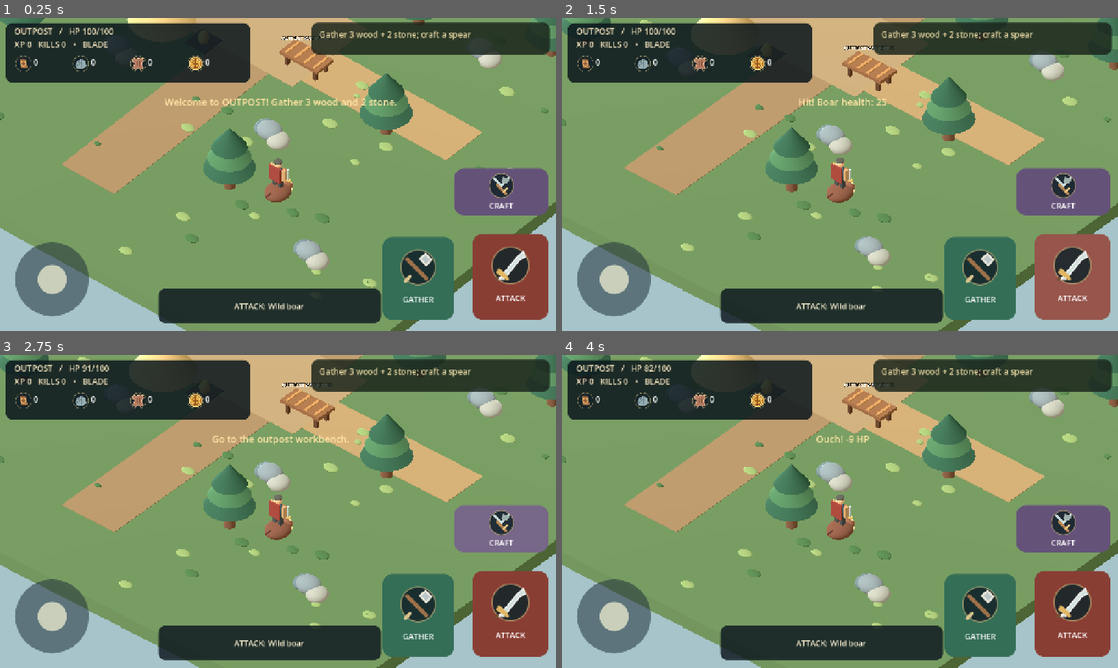
Above: before the commit, frames 1-4 (two rows, left to right).
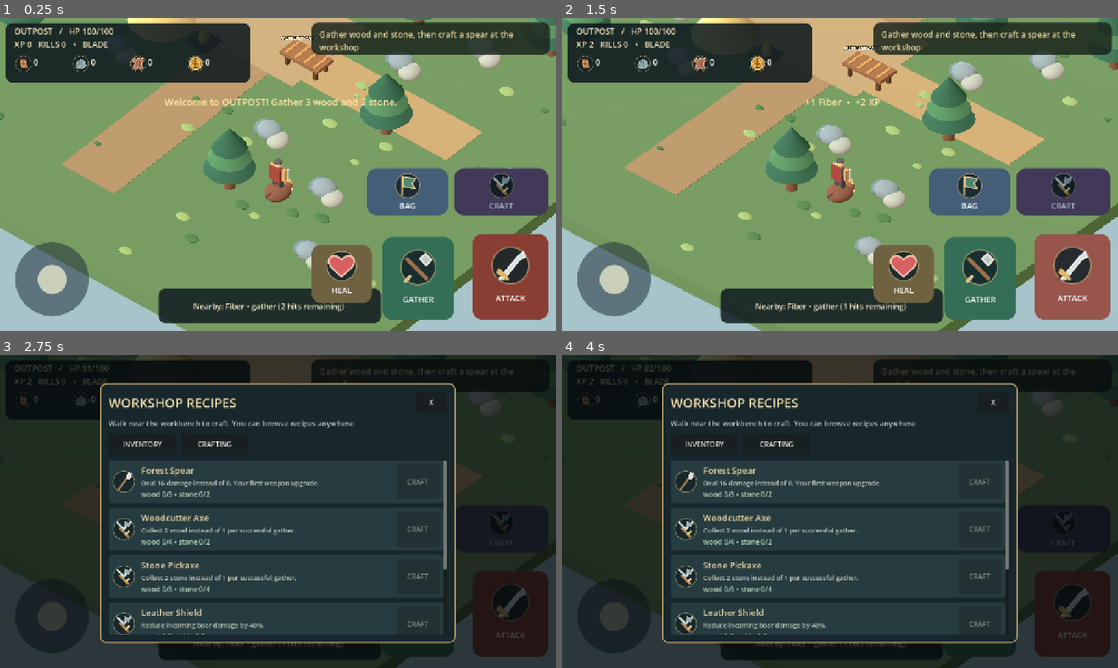
Above: after the commit, the same moments.

Repository: Smurfis/outpost-rpg
Game: Godot game, scene res://scenes/main.tscn
Same seed, same stepped clock (60 frames per second), same inputs: the game is played once before the commit and once after it.
Inputs (mouse positions are in pixels of both pictures, inside the frame that each line leads up to):
- Up to frame 1 (0.25 s): no input
- Up to frame 2 (1.5 s): click "GATHER" at 0.5 s; click "ATTACK" at 1.25 s
- Up to frame 3 (2.75 s): click "CRAFT" at 2 s
- Up to frame 4 (4 s): click (967, 530) at 2.75 s, where only the run after the commit has a clickable "BAG"; click (901, 611) at 3.5 s, where only the run after the commit has a clickable "HEAL"

The runs differ from the first frame. In frame 1, 8.1% of the frame differs, in the area x 34-99%, y 4-94%; in frame 2, 8.3%; in frame 3, 94%; in frame 4, 94%, in the area x 0-100%, y 0-100%.
Error after the commit: Invalid call. Nonexistent function 'swing' in base 'CharacterBody3D (player.gd)'. (res://scripts/game.gd:383)

Commit message:
feat: actual crafting menu, inventory, recipes, tools, foraging, and quiet contextual actions

Diff:
--- /dev/null
+++ b/data/recipes.json
@@ -0,0 +1,68 @@
+[
+  {
+    "id": "spear",
+    "name": "Forest Spear",
+    "result": "spear",
+    "amount": 1,
+    "desc": "Deal 16 damage instead of 8. Your first weapon upgrade.",
+    "ingredients": {
+      "wood": 3,
+      "stone": 2
+    }
+  },
+  {
+    "id": "axe",
+    "name": "Woodcutter Axe",
+    "result": "axe",
+    "amount": 1,
+    "desc": "Collect 2 wood instead of 1 per successful gather.",
+    "ingredients": {
+      "wood": 4,
+      "stone": 2
+    }
+  },
+  {
+    "id": "pickaxe",
+    "name": "Stone Pickaxe",
+    "result": "pickaxe",
+    "amount": 1,
+    "desc": "Collect 2 stone instead of 1 per successful gather.",
+    "ingredients": {
+      "wood": 3,
+      "stone": 4
+    }
+  },
+  {
+    "id": "shield",
+    "name": "Leather Shield",
+    "result": "shield",
+    "amount": 1,
+    "desc": "Reduce incoming boar damage by 40%.",
+    "ingredients": {
+      "wood": 3,
+      "hide": 2
+    }
+  },
+  {
+    "id": "satchel",
+    "name": "Forager Satchel",
+    "result": "satchel",
+    "amount": 1,
+    "desc": "Gather 2 fiber instead of 1.",
+    "ingredients": {
+      "fiber": 5,
+      "hide": 1
+    }
+  },
+  {
+    "id": "meal",
+    "name": "Camp Meal",
+    "result": "meal",
+    "amount": 1,
+    "desc": "Consumable: restore 40 health (use BAG or HEAL).",
+    "ingredients": {
+      "berries": 3,
+      "fiber": 1
+    }
+  }
+]
--- a/project.godot
+++ b/project.godot
@@ -6,7 +6,7 @@
 run/main_scene="res://scenes/main.tscn"
 config/features=PackedStringArray("4.7", "GL Compatibility")
 config/description="Original isometric fantasy crafting RPG prototype"
-config/version="0.2.1-dev"
+config/version="0.3.0-dev"
 
 [display]
 window/size/viewport_width=1280
--- a/scripts/game.gd
+++ b/scripts/game.gd
@@ -1,23 +1,29 @@
 extends Node3D
-## Outpost 0.2: an original single-player, Android-first vertical slice.
+## Outpost 0.3: an original single-player, Android-first vertical slice.
 const PLAYER = preload("res://scripts/player.gd")
 const NODE = preload("res://scripts/resource_node.gd")
 const ENEMY = preload("res://scripts/enemy.gd")
 const HUD = preload("res://scripts/hud.gd")
+const MENU = preload("res://scripts/menu.gd")
 const SAVE = "user://outpost_progress_v02.json"
 
 var hero
 var hud
 var camera: Camera3D
-var inventory: Dictionary = {"wood": 0, "stone": 0, "hide": 0, "coins": 0}
+var inventory: Dictionary = {"wood": 0, "stone": 0, "hide": 0, "coins": 0, "fiber": 0, "berries": 0, "meal": 0, "axe": 0, "pickaxe": 0, "shield": 0, "spear": 0, "satchel": 0}
+var menu
+var recipes: Array = []
 var experience: int = 0
 var kills: int = 0
 var spear_crafted: bool = false
 var attack_delay: float = 0.0
+var gather_delay: float = 0.0
+var world_time: float = 0.0
 var workshop: Vector3 = Vector3(3.5, 0.0, 0.6)
 
 func _ready() -> void:
 	_register_keys()
+	_load_recipes()
 	_lighting()
 	_world()
 	camera = Camera3D.new()
@@ -36,11 +42,14 @@
 	_resources()
 	_enemies()
 	_load()
+	menu = MENU.new()
+	menu.setup(self)
+	add_child(menu)
 	_camera(1.0)
 	hud.toast("Welcome to OUTPOST! Gather 3 wood and 2 stone.")
 
 func _register_keys() -> void:
-	var binds := {"left": [KEY_A, KEY_LEFT], "right": [KEY_D, KEY_RIGHT], "up": [KEY_W, KEY_UP], "down": [KEY_S, KEY_DOWN], "gather": [KEY_E], "attack": [KEY_F, KEY_SPACE], "craft": [KEY_C]}
+	var binds := {"left": [KEY_A, KEY_LEFT], "right": [KEY_D, KEY_RIGHT], "up": [KEY_W, KEY_UP], "down": [KEY_S, KEY_DOWN], "gather": [KEY_E], "attack": [KEY_F, KEY_SPACE], "craft": [KEY_C], "bag": [KEY_B, KEY_I], "heal": [KEY_H]}
 	for action in binds:
 		var key_name: String = "outpost_" + str(action)
 		if not InputMap.has_action(key_name):
@@ -57,24 +66,33 @@
 		attack()
 	elif event.is_action_pressed("outpost_craft"):
 		craft()
+	elif event.is_action_pressed("outpost_bag"):
+		show_inventory()
+	elif event.is_action_pressed("outpost_heal"):
+		use_meal()
 
 func _process(delta: float) -> void:
 	attack_delay = maxf(0.0, attack_delay - delta)
+	gather_delay = maxf(0.0, gather_delay - delta)
+	world_time += delta
 	_camera(delta)
 	if hero == null or hud == null:
 		return
-	var goal := "Gather 3 wood + 2 stone; craft a spear"
+	var goal: String = "Gather wood and stone, then craft a spear at the workshop"
 	if spear_crafted:
-		goal = "Defeat a wild boar" if kills == 0 else "Quest complete! Explore & collect"
-	var hint := "Explore the forest to find trees and stone."
+		goal = "Hunt one wild boar in the forest" if kills == 0 else "Starter quest finished: craft new gear, explore and survive"
 	var resource = _nearest_resource()
+	var enemy = _nearest_enemy()
+	var hint: String = "Approach a tree, rock or bush to gather."
 	if resource != null:
-		hint = "GATHER: %s (%d hits left)" % [resource.kind.capitalize(), resource.hits_left]
-	elif hero.global_position.distance_to(workshop) < 3.3:
-		hint = "CRAFT: Workshop requires 3 wood + 2 stone"
-	elif _nearest_enemy() != null:
-		hint = "ATTACK: Wild boar"
+		hint = "Nearby: %s • gather (%d hits remaining)" % [resource.kind.capitalize(), resource.hits_left]
+	elif enemy != null:
+		hint = "Wild boar nearby • use ATTACK"
+	elif near_workshop():
+		hint = "Workshop in range • open CRAFT for real recipes"
 	hud.render_status(hero.health, inventory, experience, kills, spear_crafted, goal, hint)
+	hud.update_context(resource != null, enemy != null, near_workshop())
+
 
 func _camera(delta: float) -> void:
 	if hero == null:
@@ -203,6 +221,16 @@
 		add_child(rock)
 		rock.position = pos
 		rock.setup("stone")
+	for pos in [Vector3(-4, 0, -9), Vector3(3, 0, -12), Vector3(12, 0, 9), Vector3(-15, 0, 4)]:
+		var bush = NODE.new()
+		add_child(bush)
+		bush.position = pos
+		bush.setup("fiber")
+	for pos in [Vector3(-10, 0, 3), Vector3(8, 0, -3), Vector3(-17, 0, 16)]:
+		var berry = NODE.new()
+		add_child(berry)
+		berry.position = pos
+		berry.setup("berries")
 
 func _enemies() -> void:
 	for pos in [Vector3(10, 0.2, 11), Vector3(-14, 0.2, -10), Vector3(16, 0.2, -13)]:
@@ -234,60 +262,142 @@
 			best = boar
 	return best
 
+func near_workshop() -> bool:
+	return hero != null and hero.global_position.distance_to(workshop) < 4.2
+
 func gather() -> void:
+	if gather_delay > 0.0:
+		return
 	var resource = _nearest_resource()
 	if resource == null:
-		hud.toast("Stand next to a tree or rock.")
-		return
+		return # No alerts on empty interaction or held buttons.
+	gather_delay = 0.33
 	var item: String = resource.harvest()
 	if item == "":
 		return
-	inventory[item] = int(inventory.get(item, 0)) + 1
-	experience += 2
-	hud.toast("+1 %s  +2 XP" % item.capitalize())
+	var amount: int = 1
+	if item == "wood" and int(inventory.get("axe", 0)) > 0:
+		amount = 2
+	elif item == "stone" and int(inventory.get("pickaxe", 0)) > 0:
+		amount = 2
+	elif item == "fiber" and int(inventory.get("satchel", 0)) > 0:
+		amount = 2
+	inventory[item] = int(inventory.get(item, 0)) + amount
+	experience += 2 * amount
+	hud.toast("+%d %s  •  +%d XP" % [amount, item.capitalize(), 2 * amount])
 	_save()
+	_refresh_menu()
+
+func _load_recipes() -> void:
+	var file: FileAccess = FileAccess.open("res://data/recipes.json", FileAccess.READ)
+	if file == null:
+		push_error("Missing data/recipes.json")
+		return
+	var parsed: Variant = JSON.parse_string(file.get_as_text())
+	file.close()
+	if parsed is Array:
+		recipes = parsed
 
 func craft() -> void:
-	if spear_crafted:
-		hud.toast("Forest Spear already crafted.")
-		return
-	if hero.global_position.distance_to(workshop) > 3.3:
-		hud.toast("Go to the outpost workbench.")
-		return
-	if int(inventory["wood"]) < 3 or int(inventory["stone"]) < 2:
-		hud.toast("Need 3 wood and 2 stone.")
-		return
-	inventory["wood"] -= 3
-	inventory["stone"] -= 2
-	spear_crafted = true
-	hero.set_spear(true)
-	experience += 10
-	hud.toast("FOREST SPEAR EQUIPPED! +10 XP")
+	show_crafting()
+
+func show_crafting() -> void:
+	if menu != null:
+		menu.open("craft")
+
+func show_inventory() -> void:
+	if menu != null:
+		menu.open("bag")
+
+func _refresh_menu() -> void:
+	if menu != null:
+		menu.refresh()
+
+func _recipe_by_id(id: String) -> Dictionary:
+	for entry in recipes:
+		if entry is Dictionary and str(entry.get("id", "")) == id:
+			return entry
+	return {}
+
+func owns_unique(item_id: String) -> bool:
+	return item_id in ["spear", "axe", "pickaxe", "shield", "satchel"] and int(inventory.get(item_id, 0)) > 0
+
+func can_craft(id: String) -> bool:
+	var recipe: Dictionary = _recipe_by_id(id)
+	if recipe.is_empty() or not near_workshop():
+		return false
+	var result_id: String = str(recipe.get("result", ""))
+	if owns_unique(result_id):
+		return false
+	var ingredients: Dictionary = recipe.get("ingredients", {})
+	for key in ingredients:
+		if int(inventory.get(str(key), 0)) < int(ingredients[key]):
+			return false
+	return true
+
+func craft_item(id: String) -> void:
+	var recipe: Dictionary = _recipe_by_id(id)
+	if recipe.is_empty():
+		return
+	if not near_workshop():
+		hud.toast("Go to the wooden workshop bench to craft.")
+		return
+	var result_id: String = str(recipe.get("result", ""))
+	if owns_unique(result_id):
+		hud.toast("You already own this equipment.")
+		return
+	if not can_craft(id):
+		hud.toast("Not enough ingredients. Gather more first.")
+		return
+	var ingredients: Dictionary = recipe.get("ingredients", {})
+	for key in ingredients:
+		inventory[str(key)] = int(inventory.get(str(key), 0)) - int(ingredients[key])
+	inventory[result_id] = int(inventory.get(result_id, 0)) + int(recipe.get("amount", 1))
+	if result_id == "spear":
+		spear_crafted = true
+		hero.set_spear(true)
+	experience += 8
+	hud.toast("Crafted %s! +8 XP" % str(recipe.get("name", "item")))
 	_save()
+	_refresh_menu()
+
+func use_meal() -> void:
+	if int(inventory.get("meal", 0)) <= 0:
+		hud.toast("No meals left. Craft one at the workshop.")
+		return
+	if hero.health >= 99.9:
+		return
+	inventory["meal"] = int(inventory["meal"]) - 1
+	hero.health = minf(100.0, hero.health + 40.0)
+	hud.toast("Ate camp meal. +40 health")
+	_save()
+	_refresh_menu()
 
 func attack() -> void:
-	if attack_delay > 0.0:
-		return
-	attack_delay = 0.6
+	if attack_delay > 0.0 or menu != null and menu.visible:
+		return
 	var target = _nearest_enemy()
 	if target == null:
-		hud.toast("Move close to a boar to attack.")
-		return
-	target.receive_damage(14.0 if spear_crafted else 7.0)
+		return # No popup spam when outside combat range.
+	attack_delay = 0.55
+	hero.swing()
+	var damage: float = 16.0 if spear_crafted else 8.0
+	target.receive_damage(damage)
 	if target.alive:
-		hud.toast("Hit! Boar health: %d" % int(ceilf(target.hp)))
+		hud.toast("%d damage  •  boar %d HP" % [int(damage), int(ceilf(target.hp))])
 
 func on_enemy_killed() -> void:
 	kills += 1
 	inventory["hide"] += 1
 	inventory["coins"] += 3
 	experience += 12
-	hud.toast("Wild boar defeated! +1 hide, +3 coins")
+	hud.toast("Boar defeated! +1 hide  +3 coins  +12 XP")
 	_save()
+	_refresh_menu()
 
 func _save() -> void:
-	var data := {"version": 2, "inventory": inventory, "experience": experience, "kills": kills, "spear": spear_crafted}
-	var f := FileAccess.open(SAVE, FileAccess.WRITE)
+	var data: Dictionary = {"version": 3, "inventory": inventory, "experience": experience, "kills": kills, "spear": spear_crafted}
+	var f: FileAccess = FileAccess.open(SAVE, FileAccess.WRITE)
 	if f != null:
 		f.store_string(JSON.stringify(data))
 		f.close()
@@ -295,17 +405,23 @@
 func _load() -> void:
 	if not FileAccess.file_exists(SAVE):
 		return
-	var data = JSON.parse_string(FileAccess.get_file_as_string(SAVE))
-	if typeof(data) != TYPE_DICTIONARY or int(data.get("version", 0)) != 2:
-		return
-	var stored = data.get("inventory", {})
-	if typeof(stored) == TYPE_DICTIONARY:
+	var data: Variant = JSON.parse_string(FileAccess.get_file_as_string(SAVE))
+	if not (data is Dictionary):
+		return
+	var version: int = int(data.get("version", 0))
+	if version != 2 and version != 3:
+		return
+	var stored: Variant = data.get("inventory", {})
+	if stored is Dictionary:
 		for key in inventory:
 			inventory[key] = maxi(0, int(stored.get(key, 0)))
 	experience = maxi(0, int(data.get("experience", 0)))
 	kills = maxi(0, int(data.get("kills", 0)))
-	spear_crafted = bool(data.get("spear", false))
+	spear_crafted = bool(data.get("spear", false)) or int(inventory.get("spear", 0)) > 0
+	if spear_crafted:
+		inventory["spear"] = maxi(1, int(inventory.get("spear", 0)))
 	hero.set_spear(spear_crafted)
+
 
 func _notification(what: int) -> void:
 	if what == NOTIFICATION_WM_CLOSE_REQUEST or what == NOTIFICATION_APPLICATION_PAUSED:
--- a/scripts/hud.gd
+++ b/scripts/hud.gd
@@ -12,6 +12,9 @@
 var move_vector := Vector2.ZERO
 var finger := -1
 var mouse_stick := false
+var gather_button: Button
+var attack_button: Button
+var craft_button: Button
 var toast_time := 0.0
 
 func setup(ref: Node) -> void:
@@ -50,6 +53,8 @@
 	_action("gather", "GATHER", 0.688, 0.70, 0.816, 0.965, Color("346e57"))
 	_action("attack", "ATTACK", 0.85, 0.69, 0.986, 0.964, Color("893e34"))
 	_action("craft", "CRAFT", 0.817, 0.48, 0.986, 0.63, Color("655279"))
+	_action("bag", "BAG", 0.66, 0.48, 0.806, 0.63, Color("455e78"))
+	_action("heal", "HEAL", 0.56, 0.725, 0.669, 0.91, Color("6f6241"))
 	joystick = Panel.new()
 	joystick.mouse_filter = Control.MOUSE_FILTER_IGNORE
 	joystick.add_theme_stylebox_override("panel", _style(Color(0.12, 0.19, 0.23, 0.54), 90))
@@ -99,13 +104,19 @@
 func _action(key: String, label: String, left: float, top: float, right: float, bottom: float, color: Color) -> void:
 	var button := Button.new()
 	button.text = ""
+	if key == "gather":
+		gather_button = button
+	elif key == "attack":
+		attack_button = button
+	elif key == "craft":
+		craft_button = button
 	button.add_theme_stylebox_override("normal", _style(color, 22))
 	button.add_theme_stylebox_override("hover", _style(color.lightened(0.12), 22))
 	button.add_theme_stylebox_override("pressed", _style(color.darkened(0.2), 22))
 	root.add_child(button)
 	_anchors(button, left, top, right, bottom)
 	var icon := TextureRect.new()
-	icon.texture = load("res://assets/icons/" + key + ".svg") as Texture2D
+	icon.texture = load("res://assets/icons/" + ("heart" if key == "heal" else "flag" if key == "bag" else key) + ".svg") as Texture2D
 	icon.expand_mode = TextureRect.EXPAND_IGNORE_SIZE
 	icon.stretch_mode = TextureRect.STRETCH_KEEP_ASPECT_CENTERED
 	icon.mouse_filter = Control.MOUSE_FILTER_IGNORE
@@ -129,8 +140,12 @@
 		button.pressed.connect(_gather)
 	elif key == "attack":
 		button.pressed.connect(_attack)
+	elif key == "craft":
+		button.pressed.connect(_craft)
+	elif key == "bag":
+		button.pressed.connect(_bag)
 	else:
-		button.pressed.connect(_craft)
+		button.pressed.connect(_heal)
 
 func _process(delta: float) -> void:
 	_position_stick()
@@ -148,6 +163,9 @@
 	return joystick.position + joystick.size * 0.5
 
 func _input(event: InputEvent) -> void:
+	if game != null and game.menu != null and game.menu.visible:
+		move_vector = Vector2.ZERO
+		return
 	if event is InputEventScreenTouch:
 		if event.pressed and finger == -1 and event.position.distance_to(_center()) < 115:
 			finger = event.index
@@ -177,6 +195,14 @@
 	quest.text = objective
 	hint.text = helper
 
+func update_context(has_resource: bool, has_enemy: bool, at_bench: bool) -> void:
+	if gather_button != null:
+		gather_button.disabled = not has_resource
+	if attack_button != null:
+		attack_button.disabled = not has_enemy
+	if craft_button != null:
+		craft_button.modulate = Color.WHITE if at_bench else Color(0.65, 0.70, 0.74)
+
 func toast(message: String) -> void:
 	toast_label.text = message
 	toast_time = 3.4
@@ -187,3 +213,7 @@
 	game.attack()
 func _craft() -> void:
 	game.craft()
+func _bag() -> void:
+	game.show_inventory()
+func _heal() -> void:
+	game.use_meal()
--- /dev/null
+++ b/scripts/menu.gd
@@ -0,0 +1,198 @@
+extends CanvasLayer
+## Actual crafting/inventory UI. Built with Godot controls, not popup toasts.
+var game
+var shell: Control
+var panel: PanelContainer
+var title: Label
+var subtitle: Label
+var entries: VBoxContainer
+var scroll: ScrollContainer
+var current_page: String = "bag"
+
+func setup(ref: Node) -> void:
+	game = ref
+
+func _ready() -> void:
+	layer = 8
+	shell = Control.new()
+	shell.set_anchors_and_offsets_preset(Control.PRESET_FULL_RECT)
+	shell.mouse_filter = Control.MOUSE_FILTER_STOP
+	add_child(shell)
+	var dim := ColorRect.new()
+	dim.color = Color(0.01, 0.03, 0.04, 0.75)
+	dim.set_anchors_and_offsets_preset(Control.PRESET_FULL_RECT)
+	dim.mouse_filter = Control.MOUSE_FILTER_STOP
+	shell.add_child(dim)
+	panel = PanelContainer.new()
+	panel.anchor_left = 0.18
+	panel.anchor_top = 0.09
+	panel.anchor_right = 0.82
+	panel.anchor_bottom = 0.92
+	panel.offset_left = 0.0
+	panel.offset_right = 0.0
+	panel.offset_top = 0.0
+	panel.offset_bottom = 0.0
+	var style := StyleBoxFlat.new()
+	style.bg_color = Color("17272b")
+	style.border_color = Color("b59a67")
+	style.set_border_width_all(3)
+	style.set_corner_radius_all(14)
+	style.set_content_margin_all(20)
+	panel.add_theme_stylebox_override("panel", style)
+	shell.add_child(panel)
+	var layout := VBoxContainer.new()
+	layout.add_theme_constant_override("separation", 12)
+	panel.add_child(layout)
+	var top := HBoxContainer.new()
+	layout.add_child(top)
+	title = Label.new()
+	title.text = "OUTPOST"
+	title.add_theme_font_size_override("font_size", 30)
+	title.add_theme_color_override("font_color", Color("f5dfaa"))
+	title.size_flags_horizontal = Control.SIZE_EXPAND_FILL
+	top.add_child(title)
+	var close := Button.new()
+	close.text = "  X  "
+	close.custom_minimum_size = Vector2(72, 48)
+	close.pressed.connect(close_page)
+	top.add_child(close)
+	subtitle = Label.new()
+	subtitle.add_theme_font_size_override("font_size", 17)
+	subtitle.add_theme_color_override("font_color", Color("b8c9c2"))
+	layout.add_child(subtitle)
+	var tabs := HBoxContainer.new()
+	tabs.add_theme_constant_override("separation", 12)
+	layout.add_child(tabs)
+	var bag := Button.new()
+	bag.text = " INVENTORY "
+	bag.custom_minimum_size = Vector2(155, 49)
+	bag.pressed.connect(func() -> void: open("bag"))
+	tabs.add_child(bag)
+	var craft := Button.new()
+	craft.text = " CRAFTING "
+	craft.custom_minimum_size = Vector2(155, 49)
+	craft.pressed.connect(func() -> void: open("craft"))
+	tabs.add_child(craft)
+	scroll = ScrollContainer.new()
+	scroll.size_flags_vertical = Control.SIZE_EXPAND_FILL
+	scroll.horizontal_scroll_mode = ScrollContainer.SCROLL_MODE_DISABLED
+	layout.add_child(scroll)
+	entries = VBoxContainer.new()
+	entries.size_flags_horizontal = Control.SIZE_EXPAND_FILL
+	entries.add_theme_constant_override("separation", 10)
+	scroll.add_child(entries)
+	visible = false
+
+func open(page: String) -> void:
+	if visible and page == current_page:
+		close_page()
+		return
+	current_page = page
+	visible = true
+	if game.hud != null:
+		game.hud.move_vector = Vector2.ZERO
+	refresh()
+
+func close_page() -> void:
+	visible = false
+
+func refresh() -> void:
+	if not visible:
+		return
+	for child in entries.get_children():
+		entries.remove_child(child)
+		child.queue_free()
+	if current_page == "bag":
+		_show_bag()
+	else:
+		_show_craft()
+
+func _text(value: String, size: int = 18, tint: Color = Color.WHITE) -> Label:
+	var label := Label.new()
+	label.text = value
+	label.add_theme_font_size_override("font_size", size)
+	label.add_theme_color_override("font_color", tint)
+	label.autowrap_mode = TextServer.AUTOWRAP_WORD_SMART
+	label.size_flags_horizontal = Control.SIZE_EXPAND_FILL
+	return label
+
+func _row() -> HBoxContainer:
+	var container := PanelContainer.new()
+	var style := StyleBoxFlat.new()
+	style.bg_color = Color("263c40")
+	style.set_corner_radius_all(7)
+	style.set_content_margin_all(9)
+	container.add_theme_stylebox_override("panel", style)
+	entries.add_child(container)
+	var row := HBoxContainer.new()
+	row.add_theme_constant_override("separation", 14)
+	container.add_child(row)
+	return row
+
+func _icon(name: String) -> TextureRect:
+	var node := TextureRect.new()
+	var safe: String = name
+	if safe not in ["wood", "stone", "hide", "coins", "gather", "attack", "craft", "heart", "spear", "flag"]:
+		safe = "craft"
+	node.texture = load("res://assets/icons/" + safe + ".svg") as Texture2D
+	node.custom_minimum_size = Vector2(52, 52)
+	node.expand_mode = TextureRect.EXPAND_IGNORE_SIZE
+	node.stretch_mode = TextureRect.STRETCH_KEEP_ASPECT_CENTERED
+	return node
+
+func _show_bag() -> void:
+	title.text = "INVENTORY"
+	subtitle.text = "Your materials, equipment and provisions. Auto-saved locally."
+	var keys := ["wood", "stone", "fiber", "berries", "hide", "coins", "spear", "axe", "pickaxe", "shield", "satchel", "meal"]
+	for id in keys:
+		var row := _row()
+		var key: String = str(id)
+		row.add_child(_icon(key))
+		var qty: int = int(game.inventory.get(key, 0))
+		var info := _text("%s   x%d" % [key.capitalize(), qty], 21, Color("f2e6c4") if qty > 0 else Color("81999a"))
+		row.add_child(info)
+		if key == "meal" and qty > 0:
+			var use_button := Button.new()
+			use_button.text = "EAT (+40 HP)"
+			use_button.custom_minimum_size = Vector2(154, 54)
+			use_button.pressed.connect(_eat)
+			row.add_child(use_button)
+		else:
+			row.add_child(_text("OWNED" if qty > 0 and key in ["spear", "axe", "pickaxe", "shield", "satchel"] else ""))
+	entries.add_child(_text("Axe doubles wood • Pickaxe doubles stone • Shield reduces boar damage.", 16, Color("d0c49d")))
+
+func _show_craft() -> void:
+	title.text = "WORKSHOP RECIPES"
+	var in_range: bool = game.near_workshop()
+	subtitle.text = "In workshop range — tap CRAFT on a recipe." if in_range else "Walk near the workbench to craft. You can browse recipes anywhere."
+	for record in game.recipes:
+		if not (record is Dictionary):
+			continue
+		var recipe: Dictionary = record
+		var id: String = str(recipe.get("id", ""))
+		var result_id: String = str(recipe.get("result", ""))
+		var row := _row()
+		row.add_child(_icon(result_id))
+		var body := VBoxContainer.new()
+		body.size_flags_horizontal = Control.SIZE_EXPAND_FILL
+		row.add_child(body)
+		body.add_child(_text(str(recipe.get("name", id)), 20, Color("f0d8a7")))
+		body.add_child(_text(str(recipe.get("desc", "")), 15, Color("c0c8bd")))
+		var cost_parts: PackedStringArray = []
+		var ingredients: Dictionary = recipe.get("ingredients", {})
+		for item in ingredients:
+			var owned: int = int(game.inventory.get(str(item), 0))
+			cost_parts.append("%s %d/%d" % [str(item), owned, int(ingredients[item])])
+		body.add_child(_text(" • ".join(cost_parts), 16, Color("bddbc0")))
+		var button := Button.new()
+		button.text = "OWNED" if game.owns_unique(result_id) else "CRAFT"
+		button.disabled = not game.can_craft(id)
+		button.custom_minimum_size = Vector2(100, 60)
+		button.pressed.connect(_craft_click.bind(id))
+		row.add_child(button)
+
+func _craft_click(id: String) -> void:
+	game.craft_item(id)
+
+func _eat() -> void:
+	game.use_meal()
